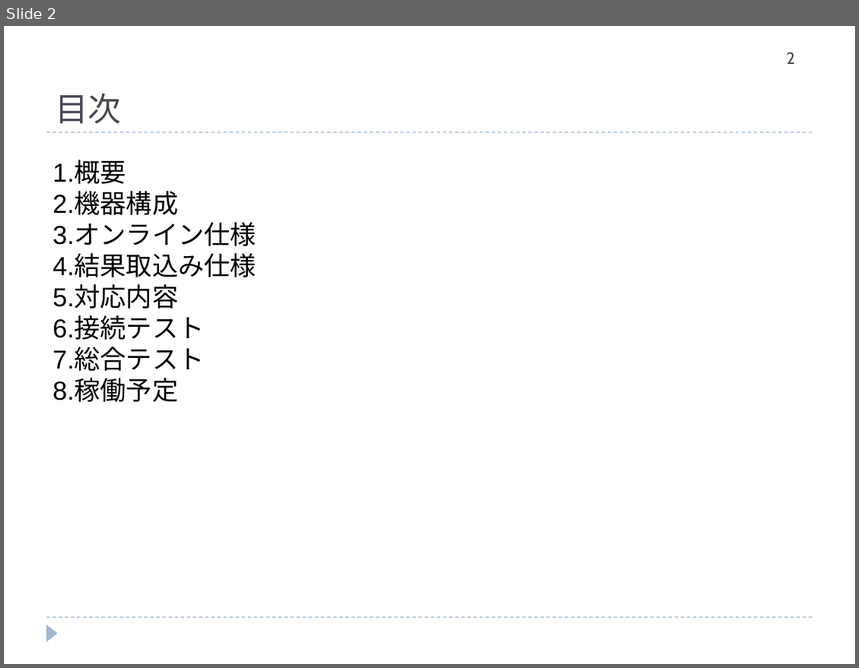
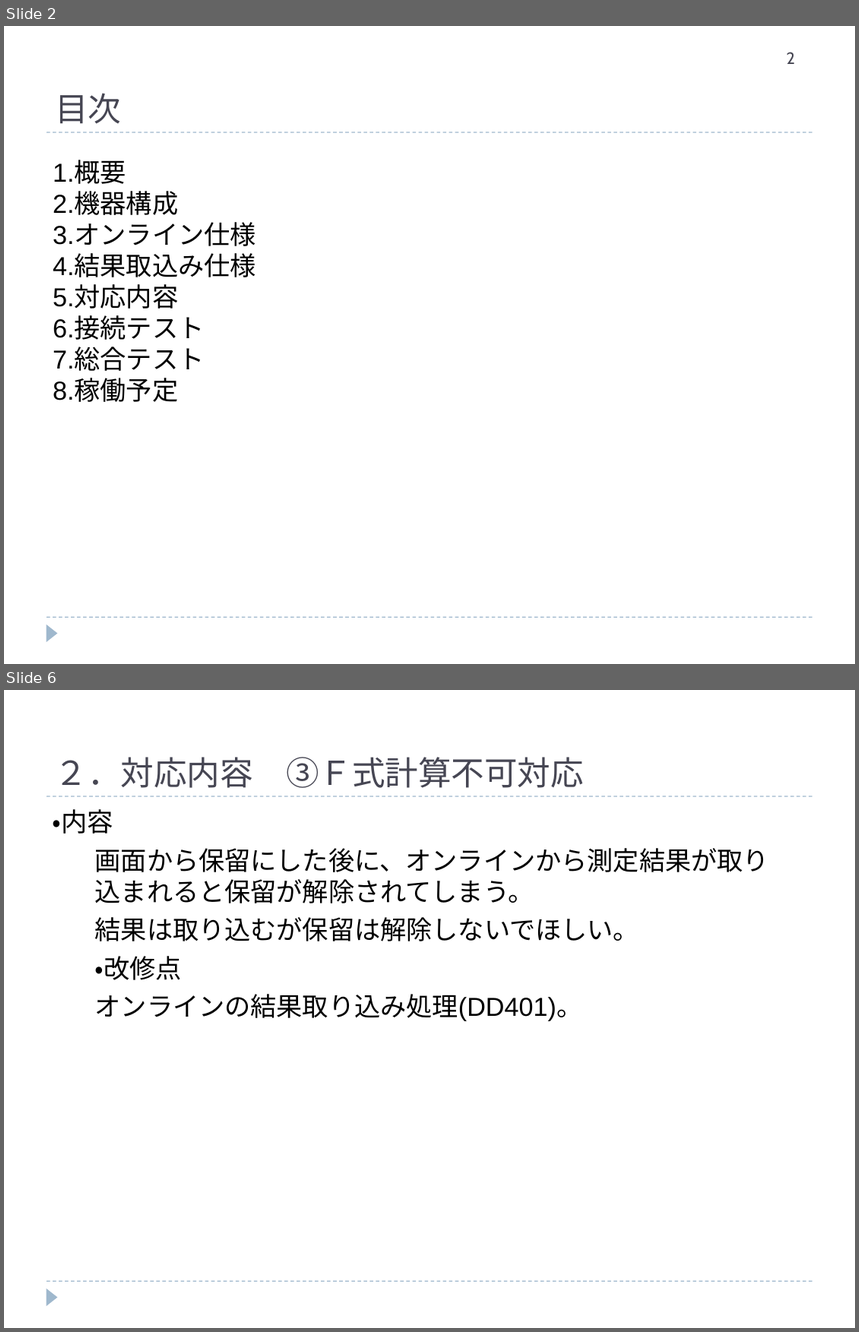
Before and after one commit to hanyutatsuya/Chemistory, a slide deck: 次期システム対応/レビュー/ケミストリー次期先行対応.ppt. Shown one above the other, each under a label of ours: slide 2 before the commit, slides 2 and 6 after it; the slides between them are not shown. The pictures are 859x668 and 859x1332 pixels, drawn with LibreOffice and Linux fonts; fonts in the diff are those of the drawing. Boxes give left, top, right and bottom in pixels: in the first picture for what was removed or moved away, otherwise in the second. Text is boxed around its words. In the diff, an @@ line names an element or a change of style, - is before the commit and + after.

```diff
--- a/次期システム対応/レビュー/ケミストリー次期先行対応.ppt
+++ b/次期システム対応/レビュー/ケミストリー次期先行対応.ppt
@@ slide 6 added at [4,690,855,1328], background #FFFFFF; not listed: 3 template elements that a slide beside it also shows @@
@@ text added at [55,757,583,788], 28 pt, text #464653 @@
+２．対応内容 ③Ｆ式計算不可対応
@@ text added at [53,809,769,1021], 22 pt, text #000000 @@
+・内容
+  画面から保留にした後に、オンラインから測定結果が取り込まれると保留が解除されてしまう。
+  結果は取り込むが保留は解除しないでほしい。
+・改修点
+  オンラインの結果取り込み処理(DD401)。
```
Also in this commit, not shown: 3 slides changed, 2 other slides added, 8 slides removed.
